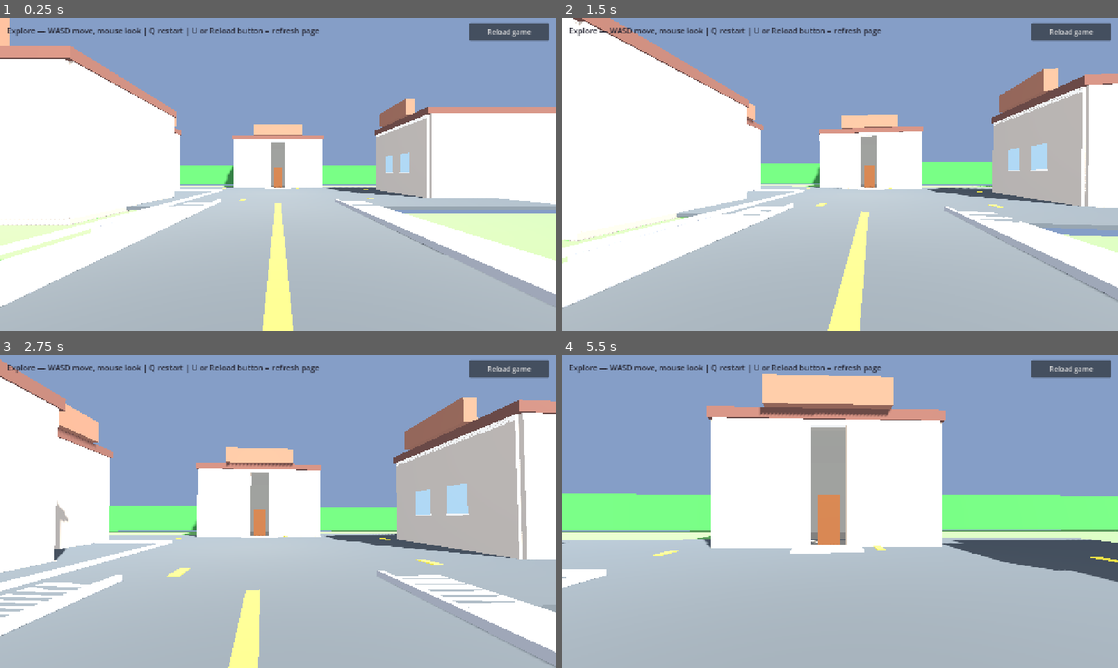
Above: before the commit, frames 1-4 (two rows, left to right).
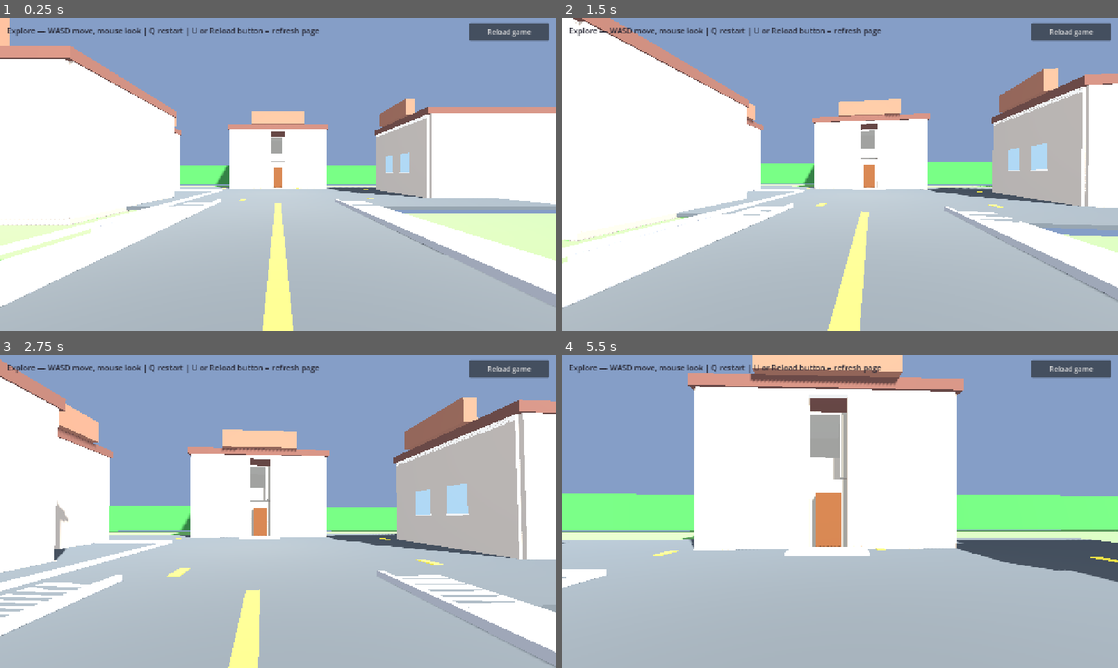
Above: after the commit, the same moments.

Repository: laim-1/LasVegas
Game: Godot game, scene res://scenes/main.tscn
Same seed, same stepped clock (60 frames per second), same inputs: the game is played once before the commit and once after it.
Inputs (mouse positions are in pixels of both pictures, inside the frame that each line leads up to):
- Up to frame 1 (0.25 s): no input
- Up to frame 2 (1.5 s): tap Enter at 0.5 s; move the mouse to (867, 174) at 0.52 s; hold W (move_forward) from 0.53 s (still down); click (867, 174) at 0.67 s; move the mouse to (812, 174) at 1.27 s
- Up to frame 3 (2.75 s): keep holding W (move_forward); move the mouse to (289, 505) at 2.02 s
- Up to frame 4 (5.5 s): keep holding W (move_forward); move the mouse to (834, 517) at 2.77 s; click (834, 517) at 2.92 s; move the mouse to (878, 514) at 3.52 s; move the mouse to (795, 508) at 4.27 s; move the mouse to (845, 511) at 5.02 s; click (845, 511) at 5.17 s

The runs differ from the first frame. In frame 1, 1.8% of the frame differs, in the area x 38-59%, y 29-55%; in frame 2, 2.4%; in frame 3, 3.4%; in frame 4, 12%, in the area x 21-73%, y 0-65%.

Commit message:
Build two-story enterable cul-de-sac home
Adds full 1F and 2F layout with stairs, rooms, railings, taller shell, and dedicated EnterableHouseBuilder.

Co-authored-by: Cursor <cursoragent@cursor.com>

Diff:
--- /dev/null
+++ b/godot/scripts/enterable_house.gd
@@ -0,0 +1,289 @@
+extends RefCounted
+class_name EnterableHouseBuilder
+## Two-story enterable home interior + shell (built from HorrorLevel).
+
+const HALF_W := 5.0
+const HALF_D := 4.0
+const INSET := 0.35
+const EXT_H := 6.2
+const F1_H := 2.75
+const F2_SLAB := 2.85
+const F2_H := 2.55
+const INT_T := 0.14
+const DOOR_HALF := 0.75
+
+const COL_WALL_EXT := Color(0.72, 0.62, 0.52)
+const COL_WALL_INT := Color(0.5, 0.48, 0.44)
+const COL_FLOOR := Color(0.4, 0.38, 0.35)
+const COL_FLOOR2 := Color(0.44, 0.4, 0.36)
+const COL_CEIL := Color(0.52, 0.5, 0.46)
+const COL_STAIR := Color(0.48, 0.45, 0.42)
+const COL_RAIL := Color(0.55, 0.52, 0.48)
+const COL_COUNTER := Color(0.58, 0.56, 0.54)
+const COL_TUB := Color(0.62, 0.64, 0.68)
+
+
+static func build(level: HorrorLevel, cx: float, cz: float, facing: HorrorLevel.HouseFacing) -> void:
+	var y0 := HorrorLevel.GROUND_TOP
+	var y_f1_ceil := y0 + F1_H
+	var y_f2 := y0 + F2_SLAB
+	var y_f2_ceil := y_f2 + F2_H
+	var y_ext_top := y0 + EXT_H
+
+	var ix0 := cx - HALF_W + INSET
+	var ix1 := cx + HALF_W - INSET
+	var iz0 := cz - HALF_D + INSET
+	var iz1 := cz + HALF_D - INSET
+
+	# Room bounds (world XZ). Front = +Z (iz1), back = -Z (iz0).
+	var x_stair0 := ix0
+	var x_stair1 := ix0 + 1.15
+	var x_hall1 := ix0 + 2.5
+	var x_div := cx + 0.55
+	var z_foyer_back := iz1 - 3.0
+	var z_back_div := cz - 2.5
+
+	level._real_house_center = Vector3(cx, 0.0, cz)
+
+	_build_exterior_shell(level, cx, cz, facing, y0, y_ext_top)
+	_build_porch(level, cx, cz, facing, y0)
+
+	# --- Floor 1 slabs ---
+	_add_slab(level, ix0, iz0, ix1, iz1, y0, COL_FLOOR)
+	_add_slab(level, x_div, z_foyer_back, ix1, iz1, y0 + 0.002, Color(0.42, 0.4, 0.37))  # living
+	_add_slab(level, x_stair1, z_foyer_back, x_div, iz1, y0 + 0.002, Color(0.38, 0.36, 0.34))  # foyer
+	_add_slab(level, x_hall1, z_back_div, x_div, z_foyer_back, y0 + 0.002, COL_FLOOR)
+	_add_slab(level, x_div, z_back_div, ix1, z_foyer_back, y0 + 0.002, Color(0.4, 0.38, 0.35))  # dining
+	_add_slab(level, x_div, iz0, ix1, z_back_div, y0 + 0.002, Color(0.39, 0.37, 0.34))  # kitchen
+
+	# --- Floor 1 walls ---
+	_add_wall_z(level, iz0, ix0, ix1, y0, y_f1_ceil, INT_T, COL_WALL_INT)
+	_add_wall_x(level, ix0, iz0, iz1, y0, y_f1_ceil, INT_T, COL_WALL_INT)
+	_add_wall_x(level, ix1, iz0, iz1, y0, y_f1_ceil, INT_T, COL_WALL_INT)
+	# Front: open (porch door); sides of entry only
+	_add_wall_z(level, iz1, ix0, x_stair0, y0, y_f1_ceil, INT_T, COL_WALL_INT)
+	_add_wall_z(level, iz1, x_stair1, ix1, y0, y_f1_ceil, INT_T, COL_WALL_INT)
+
+	_add_wall_z(level, z_foyer_back, x_hall1, x_div, y0, y_f1_ceil, INT_T, COL_WALL_INT)
+	_add_wall_z(level, z_foyer_back, x_div, ix1, y0, y_f1_ceil, INT_T, COL_WALL_INT, cx + 2.0, 1.0)
+	_add_wall_z(level, z_back_div, x_hall1, ix1, y0, y_f1_ceil, INT_T, COL_WALL_INT, cx + 1.5, 1.0)
+	_add_wall_x(level, x_div, z_back_div, iz1, y0, y_f1_ceil, INT_T, COL_WALL_INT, cz - 0.5, 1.2)
+	_add_wall_x(level, x_hall1, iz0, z_foyer_back, y0, y_f1_ceil, INT_T, COL_WALL_INT)
+	_add_wall_x(level, x_stair1, iz0, iz1, y0, y_f1_ceil, INT_T, COL_WALL_INT)
+
+	# Under-stair closet
+	_add_wall_z(level, z_back_div, x_stair0, x_stair1, y0, y_f1_ceil, INT_T, COL_WALL_INT)
+	_add_wall_z(level, iz0 + 1.2, x_stair0, x_stair1, y0, y_f1_ceil, INT_T, COL_WALL_INT)
+
+	# --- Floor 1 ceiling (stairwell opening left open) ---
+	_add_ceil_z(level, z_foyer_back, x_stair1, ix1, y_f1_ceil, COL_CEIL)
+	_add_ceil_z(level, z_foyer_back, x_stair1, x_div, y_f1_ceil, COL_CEIL)
+	_add_ceil_z(level, z_back_div, x_hall1, ix1, y_f1_ceil, COL_CEIL)
+	_add_slab(level, x_div, z_back_div, ix1, z_foyer_back, y_f1_ceil - 0.08, COL_CEIL, 0.1)
+	_add_ceil_z(level, iz0, x_hall1, ix1, y_f1_ceil, COL_CEIL)
+	_add_ceil_x(level, x_hall1, z_back_div, z_foyer_back, y_f1_ceil, COL_CEIL)
+	_add_ceil_x(level, x_div, z_back_div, z_foyer_back, y_f1_ceil, COL_CEIL)
+	_add_ceil_x(level, ix1, z_back_div, iz1, y_f1_ceil, COL_CEIL)
+
+	# --- Stairs (west, toward back then landing) ---
+	_build_stairs(level, x_stair0, x_stair1, iz1 - 0.5, iz0 + 1.5, y0, y_f2)
+
+	# --- Floor 2 slabs (open stairwell on west) ---
+	_add_slab(level, x_div, z_foyer_back, ix1, iz1, y_f2, COL_FLOOR2)  # master
+	_add_slab(level, x_div, iz0, ix1, z_back_div, y_f2, COL_FLOOR2)  # bed 2
+	_add_slab(level, ix0, iz0, x_hall1, z_back_div, y_f2, COL_FLOOR2)  # study
+	_add_slab(level, x_hall1, z_back_div, x_div, z_foyer_back, y_f2, COL_FLOOR2)  # bath / hall
+	_add_slab(level, x_stair0, iz0, x_stair1, iz0 + 1.6, y_f2, COL_FLOOR2)  # stair landing (back)
+
+	# --- Floor 2 walls ---
+	_add_wall_z(level, iz0, ix0, ix1, y_f2, y_f2_ceil, INT_T, COL_WALL_INT)
+	_add_wall_x(level, ix0, iz0, iz1, y_f2, y_f2_ceil, INT_T, COL_WALL_INT)
+	_add_wall_x(level, ix1, iz0, iz1, y_f2, y_f2_ceil, INT_T, COL_WALL_INT)
+	_add_wall_z(level, iz1, x_div, ix1, y_f2, y_f2_ceil, INT_T, COL_WALL_INT)
+	_add_wall_z(level, iz1, ix0, x_stair0, y_f2, y_f2_ceil, INT_T, COL_WALL_INT)
+
+	_add_wall_z(level, z_foyer_back, x_stair1, ix1, y_f2, y_f2_ceil, INT_T, COL_WALL_INT)
+	_add_wall_z(level, z_back_div, x_hall1, ix1, y_f2, y_f2_ceil, INT_T, COL_WALL_INT)
+	_add_wall_x(level, x_hall1, iz0, iz1, y_f2, y_f2_ceil, INT_T, COL_WALL_INT)
+	_add_wall_x(level, x_div, z_back_div, iz1, y_f2, y_f2_ceil, INT_T, COL_WALL_INT, cz - 0.3, 0.9)
+	_add_wall_x(level, x_stair1, iz0, z_foyer_back, y_f2, y_f2_ceil, INT_T, COL_WALL_INT, cz - 1.0, 0.9)
+	_add_wall_x(level, ix0 + 2.0, iz0, z_back_div, y_f2, y_f2_ceil, INT_T, COL_WALL_INT, cz - 1.8, 0.9)
+
+	# Master (east front) door gap on hall wall
+	_add_wall_x(level, x_stair1, z_foyer_back, iz1, y_f2, y_f2_ceil, INT_T, COL_WALL_INT, cz - 0.2, 0.9)
+
+	# --- Floor 2 ceiling ---
+	_add_slab(level, ix0, iz0, ix1, iz1, y_f2_ceil, COL_CEIL, 0.12)
+
+	# --- Stair railings (open to living below) ---
+	var rail_h := 0.92
+	_add_wall_z(level, iz1 - 0.5, x_stair1, ix1, y_f2, y_f2 + rail_h, 0.1, COL_RAIL)
+	_add_wall_x(level, x_stair1, iz1 - 0.5, z_foyer_back, y_f2, y_f2 + rail_h, 0.1, COL_RAIL)
+	_add_wall_x(level, ix1 - 0.1, iz1 - 0.5, z_foyer_back, y_f2, y_f2 + rail_h, 0.08, COL_RAIL)
+
+	# --- Props ---
+	level.add_box(
+		Vector3(x_div + 0.2, y0, iz0 + 0.2),
+		Vector3(ix1 - 0.2, y0 + 0.9, iz0 + 0.7),
+		COL_COUNTER
+	)
+	level.add_box(
+		Vector3(x_div + 0.3, y_f2, z_back_div + 0.3),
+		Vector3(x_div + 1.8, y_f2 + 0.5, z_back_div + 1.4),
+		COL_TUB
+	)
+
+
+static func _build_exterior_shell(
+		level: HorrorLevel,
+		cx: float,
+		cz: float,
+		facing: HorrorLevel.HouseFacing,
+		y0: float,
+		y_top: float
+) -> void:
+	var hw := HALF_W
+	var hd := HALF_D
+	level._add_house_lawn(cx, cz, hw, hd, facing)
+	level._add_house_foundation(cx, cz, hw, hd)
+
+	if facing != HorrorLevel.HouseFacing.PLUS_Z:
+		push_warning("Enterable house only supports PLUS_Z facing")
+		return
+
+	var fz := cz + hd
+	level._add_wall_segment_height("z", fz, cx - hw, cx + hw, HorrorLevel.WALL_T, y0, y_top, COL_WALL_EXT, cx, DOOR_HALF)
+	level._add_trim_band_height("z", fz, cx - hw, cx + hw, HorrorLevel.WALL_T, y_top - 0.22, y_top)
+	level._add_wall_segment_height("z", cz - hd, cx - hw, cx + hw, HorrorLevel.WALL_T, y0, y_top, COL_WALL_EXT)
+	level._add_wall_segment_height("x", cx - hw, cz - hd, cz + hd, HorrorLevel.WALL_T, y0, y_top, COL_WALL_EXT)
+	level._add_wall_segment_height("x", cx + hw, cz - hd, cz + hd, HorrorLevel.WALL_T, y0, y_top, COL_WALL_EXT)
+
+	_add_exterior_windows(level, cx, cz, hw, hd, y0)
+	level._add_roof_tall(cx, cz, hw, hd, facing, y_top)
+
+
+static func _add_exterior_windows(level: HorrorLevel, cx: float, cz: float, hw: float, hd: float, y0: float) -> void:
+	var fz := cz + hd
+	var bz := cz - hd
+	# Living / master — large front windows
+	for y_off in [1.0, 3.2]:
+		level.add_box(
+			Vector3(cx + 1.5, y0 + y_off, fz - 0.12),
+			Vector3(cx + 4.2, y0 + y_off + 1.4, fz + 0.12),
+			HorrorLevel.COL_WINDOW
+		)
+	# Kitchen / bed2 — back
+	level.add_box(
+		Vector3(cx + 1.0, y0 + 1.0, bz - 0.12),
+		Vector3(cx + 4.0, y0 + 2.4, bz + 0.12),
+		HorrorLevel.COL_WINDOW
+	)
+	level.add_box(
+		Vector3(cx + 1.0, y0 + 3.2, bz - 0.12),
+		Vector3(cx + 3.5, y0 + 4.5, bz + 0.12),
+		HorrorLevel.COL_WINDOW
+	)
+	# Study — west
+	var wx := cx - hw
+	level.add_box(
+		Vector3(wx - 0.12, y0 + 3.0, cz - 2.5),
+		Vector3(wx + 0.12, y0 + 4.3, cz + 0.5),
+		HorrorLevel.COL_WINDOW
+	)
+
+
+static func _build_porch(level: HorrorLevel, cx: float, cz: float, _facing: HorrorLevel.HouseFacing, y0: float) -> void:
+	var fz := cz + HALF_D
+	var step_h := 0.16
+	var plat_d := 1.25
+	var plat_w := 2.8
+	level.add_box(
+		Vector3(cx - plat_w * 0.5, y0 - step_h, fz),
+		Vector3(cx + plat_w * 0.5, y0, fz + step_h),
+		HorrorLevel.COL_FOUNDATION
+	)
+	level.add_box(
+		Vector3(cx - plat_w * 0.5, y0, fz + step_h),
+		Vector3(cx + plat_w * 0.5, y0 + 0.1, fz + step_h + plat_d),
+		HorrorLevel.COL_SIDEWALK
+	)
+	level.add_box(
+		Vector3(cx - 0.5, y0 + 0.1, fz - 0.08),
+		Vector3(cx + 0.5, y0 + 2.2, fz + 0.12),
+		HorrorLevel.COL_DOOR
+	)
+
+
+static func _build_stairs(
+		level: HorrorLevel,
+		x0: float,
+		x1: float,
+		z_front: float,
+		z_back: float,
+		y_bottom: float,
+		y_top: float
+) -> void:
+	var steps := 15
+	var rise := (y_top - y_bottom) / float(steps)
+	var run := (z_front - z_back) / float(steps)
+	for i in steps:
+		var y_s := y_bottom + rise * float(i)
+		var y_e := y_bottom + rise * float(i + 1)
+		var z_s := z_front - run * float(i)
+		var z_e := z_front - run * float(i + 1)
+		level.add_box(Vector3(x0, y_s, z_e), Vector3(x1, y_e, z_s), COL_STAIR)
+
+
+static func _add_slab(
+		level: HorrorLevel,
+		x0: float,
+		z0: float,
+		x1: float,
+		z1: float,
+		y: float,
+		color: Color,
+		thick: float = 0.08
+) -> void:
+	level.add_box(Vector3(x0, y, z0), Vector3(x1, y + thick, z1), color)
+
+
+static func _add_ceil_z(
+		level: HorrorLevel, z: float, x0: float, x1: float, y: float, color: Color
+) -> void:
+	_add_slab(level, x0, z - INT_T, x1, z, y - 0.08, color, 0.1)
+
+
+static func _add_ceil_x(
+		level: HorrorLevel, x: float, z0: float, z1: float, y: float, color: Color
+) -> void:
+	_add_slab(level, x - INT_T, z0, x, z1, y - 0.08, color, 0.1)
+
+
+static func _add_wall_z(
+		level: HorrorLevel,
+		z: float,
+		x0: float,
+		x1: float,
+		y0: float,
+		y1: float,
+		thick: float,
+		color: Color,
+		door_x: float = INF,
+		door_half: float = 0.0
+) -> void:
+	level._add_wall_segment_height("z", z, x0, x1, thick, y0, y1, color, door_x, door_half)
+
+
+static func _add_wall_x(
+		level: HorrorLevel,
+		x: float,
+		z0: float,
+		z1: float,
+		y0: float,
+		y1: float,
+		thick: float,
+		color: Color,
+		door_z: float = INF,
+		door_half: float = 0.0
+) -> void:
+	level._add_wall_segment_height("x", x, z0, z1, thick, y0, y1, color, door_z, door_half)
--- a/godot/scripts/level.gd
+++ b/godot/scripts/level.gd
@@ -45,6 +45,10 @@
 	_build_neighborhood()
 
 
+func add_box(box_min: Vector3, box_max: Vector3, color: Color) -> void:
+	_add_box(box_min, box_max, color)
+
+
 func _add_box(box_min: Vector3, box_max: Vector3, color: Color) -> void:
 	var size := box_max - box_min
 	var center := (box_min + box_max) * 0.5
@@ -115,6 +119,37 @@
 		_add_box(Vector3(span_a0, WALL_Y0, z0), Vector3(span_a1, y1, z1), color)
 
 
+func _add_wall_segment_height(
+		axis: String,
+		fixed: float,
+		span_a0: float,
+		span_a1: float,
+		span_b: float,
+		y0: float,
+		y1: float,
+		color: Color,
+		door_center: float = INF,
+		door_half_width: float = 0.0
+) -> void:
+	if door_half_width > 0.0 and door_center < INF:
+		var d0 := door_center - door_half_width
+		var d1 := door_center + door_half_width
+		if span_a0 < d0:
+			_add_wall_segment_height(axis, fixed, span_a0, d0, span_b, y0, y1, color)
+		if d1 < span_a1:
+			_add_wall_segment_height(axis, fixed, d1, span_a1, span_b, y0, y1, color)
+		return
+
+	if axis == "x":
+		var x0 := fixed - span_b * 0.5
+		var x1 := fixed + span_b * 0.5
+		_add_box(Vector3(x0, y0, span_a0), Vector3(x1, y1, span_a1), color)
+	else:
+		var z0 := fixed - span_b * 0.5
+		var z1 := fixed + span_b * 0.5
+		_add_box(Vector3(span_a0, y0, z0), Vector3(span_a1, y1, z1), color)
+
+
 func _add_trim_band(axis: String, fixed: float, span_a0: float, span_a1: float, depth: float) -> void:
 	var trim_h := 0.22
 	var y0 := WALL_Y0 + WALL_H - trim_h
@@ -133,6 +168,29 @@
 		)
 
 
+func _add_trim_band_height(
+		axis: String,
+		fixed: float,
+		span_a0: float,
+		span_a1: float,
+		depth: float,
+		y0: float,
+		y1: float
+) -> void:
+	if axis == "z":
+		_add_box(
+			Vector3(span_a0, y0, fixed - depth * 0.5),
+			Vector3(span_a1, y1, fixed + depth * 0.5),
+			COL_TRIM
+		)
+	else:
+		_add_box(
+			Vector3(fixed - depth * 0.5, y0, span_a0),
+			Vector3(fixed + depth * 0.5, y1, span_a1),
+			COL_TRIM
+		)
+
+
 func _add_roof(cx: float, cz: float, half_w: float, half_d: float, facing: HouseFacing) -> void:
 	var y0 := WALL_Y0 + WALL_H
 	var y_main := y0 + 0.42
@@ -173,6 +231,48 @@
 	_add_box(
 		Vector3(cx + half_w * 0.35, y_main, cz - half_d * 0.5),
 		Vector3(cx + half_w * 0.35 + 0.55, y_main + 1.35, cz - half_d * 0.5 + 0.55),
+		COL_FOUNDATION
+	)
+
+
+func _add_roof_tall(cx: float, cz: float, half_w: float, half_d: float, facing: HouseFacing, wall_top: float) -> void:
+	var y0 := wall_top
+	var y_main := y0 + 0.45
+	_add_box(
+		Vector3(cx - half_w - 0.25, y0, cz - half_d - 0.25),
+		Vector3(cx + half_w + 0.25, y_main, cz + half_d + 0.25),
+		COL_ROOF
+	)
+	var gable_h := 1.25
+	var gable_d := 0.6
+	match facing:
+		HouseFacing.PLUS_Z:
+			_add_box(
+				Vector3(cx - half_w * 0.55, y_main, cz + half_d - 0.1),
+				Vector3(cx + half_w * 0.55, y_main + gable_h, cz + half_d + gable_d),
+				COL_ROOF_TRIM
+			)
+		HouseFacing.MINUS_Z:
+			_add_box(
+				Vector3(cx - half_w * 0.55, y_main, cz - half_d - gable_d),
+				Vector3(cx + half_w * 0.55, y_main + gable_h, cz - half_d + 0.1),
+				COL_ROOF_TRIM
+			)
+		HouseFacing.PLUS_X:
+			_add_box(
+				Vector3(cx + half_w - 0.1, y_main, cz - half_d * 0.55),
+				Vector3(cx + half_w + gable_d, y_main + gable_h, cz + half_d * 0.55),
+				COL_ROOF_TRIM
+			)
+		HouseFacing.MINUS_X:
+			_add_box(
+				Vector3(cx - half_w - gable_d, y_main, cz - half_d * 0.55),
+				Vector3(cx - half_w + 0.1, y_main + gable_h, cz + half_d * 0.55),
+				COL_ROOF_TRIM
+			)
+	_add_box(
+		Vector3(cx + half_w * 0.3, y_main, cz - half_d * 0.45),
+		Vector3(cx + half_w * 0.3 + 0.6, y_main + 1.5, cz - half_d * 0.45 + 0.6),
 		COL_FOUNDATION
 	)
 
@@ -323,42 +423,6 @@
 	_add_roof(cx, cz, half_w, half_d, facing)
 	_add_porch_at_front(cx, cz, facing, half_d, enterable)
 
-	if enterable:
-		_build_house_interior(cx, cz, facing, half_w, half_d)
-
-
-func _build_house_interior(cx: float, cz: float, facing: HouseFacing, half_w: float, half_d: float) -> void:
-	var inset := 0.4
-	var ix0 := cx - half_w + inset
-	var ix1 := cx + half_w - inset
-	var iz0 := cz - half_d + inset
-	var iz1 := cz + half_d - inset
-	var iy1 := WALL_Y0 + WALL_H - 0.25
-
-	_add_pavement(ix0, iz0, ix1, iz1, COL_INTERIOR_FLOOR)
-
-	match facing:
-		HouseFacing.PLUS_Z:
-			_add_wall_segment("z", iz0, ix0, ix1, WALL_T, COL_INTERIOR_WALL)
-			_add_wall_segment("x", ix0, iz0, iz1, WALL_T, COL_INTERIOR_WALL)
-			_add_wall_segment("x", ix1, iz0, iz1, WALL_T, COL_INTERIOR_WALL)
-		HouseFacing.MINUS_Z:
-			_add_wall_segment("z", iz1, ix0, ix1, WALL_T, COL_INTERIOR_WALL)
-			_add_wall_segment("x", ix0, iz0, iz1, WALL_T, COL_INTERIOR_WALL)
-			_add_wall_segment("x", ix1, iz0, iz1, WALL_T, COL_INTERIOR_WALL)
-		HouseFacing.PLUS_X:
-			_add_wall_segment("x", ix0, iz0, iz1, WALL_T, COL_INTERIOR_WALL)
-			_add_wall_segment("z", iz0, ix0, ix1, WALL_T, COL_INTERIOR_WALL)
-			_add_wall_segment("z", iz1, ix0, ix1, WALL_T, COL_INTERIOR_WALL)
-		HouseFacing.MINUS_X:
-			_add_wall_segment("x", ix1, iz0, iz1, WALL_T, COL_INTERIOR_WALL)
-			_add_wall_segment("z", iz0, ix0, ix1, WALL_T, COL_INTERIOR_WALL)
-			_add_wall_segment("z", iz1, ix0, ix1, WALL_T, COL_INTERIOR_WALL)
-
-	var cy := iy1
-	_add_box(Vector3(ix0, cy, iz0), Vector3(ix1, cy + 0.15, iz1), COL_INTERIOR_WALL)
-
-
 func _add_tree(tx: float, tz: float) -> void:
 	_add_box(Vector3(tx - 0.2, WALL_Y0, tz - 0.2), Vector3(tx + 0.2, WALL_Y0 + 1.4, tz + 0.2), COL_TREE_TRUNK)
 	_add_box(Vector3(tx - 0.9, WALL_Y0 + 1.2, tz - 0.9), Vector3(tx + 0.9, WALL_Y0 + 3.2, tz + 0.9), COL_TREE_CANOPY)
@@ -447,8 +511,7 @@
 
 
 func _add_houses() -> void:
-	# Set back from the cul-de-sac asphalt.
-	_add_house(0.0, -7.5, HouseFacing.PLUS_Z, true)
+	EnterableHouseBuilder.build(self, 0.0, -7.5, HouseFacing.PLUS_Z)
 	_add_house(-14.0, 2.5, HouseFacing.PLUS_X, false)
 	_add_house(14.0, 2.5, HouseFacing.MINUS_X, false)
 	_add_house(-11.5, 9.0, HouseFacing.PLUS_Z, false)
